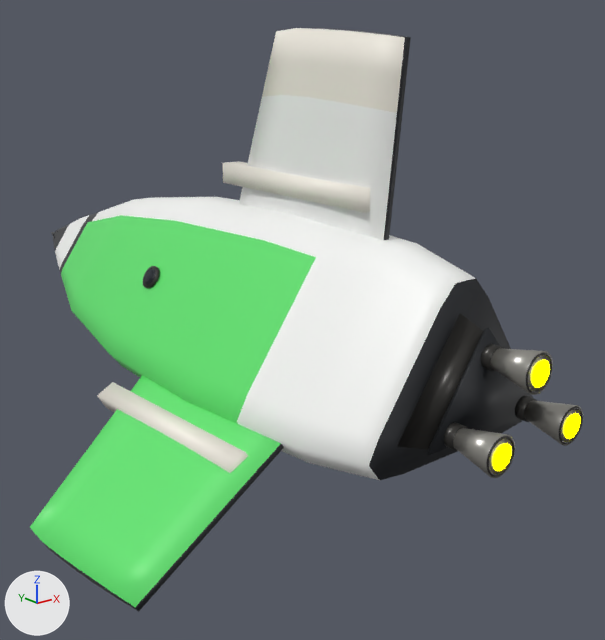
The glTF model ThoriumGap_JS/models/Ship_Standard_16.glb as it was, and as the next commit left it.
Before and after are seen from a 50 mm camera at (-4.17, -6.5, 2.17) aimed at (0.55, -0.61, -0.19). Every picture has the same lights, and +X, +Y and +Z are marked at lower left. The older version comes first. Where no turn or scale is listed for an object, it has been applied to the vertices.

The older version as bpy lines, for what is in view:
```python
ob_engineemitter = bpy.data.objects.new('EngineEmitter', me_engineemitter)
ob_engineemitter.location = (0.0, 0.0, 0.0)
ob_fuselage_roundedtriangletrifoldbody = bpy.data.objects.new('Fuselage_RoundedTriangleTriFoldBody', me_fuselage_roundedtriangletrifoldbody_mesh)
ob_fuselage_roundedtriangletrifoldbody.location = (0.0, 0.0, 0.0)
ob_nose_roundedtriangletaperedforwardsection = bpy.data.objects.new('Nose_RoundedTriangleTaperedForwardSection', me_nose_roundedtriangletaperedforwardsection_mesh)
ob_nose_roundedtriangletaperedforwardsection.location = (0.0, 0.0, 0.0)
ob_wing_lowerleft_trifoldcornerbladepaintedmesh = bpy.data.objects.new('Wing_LowerLeft_TriFoldCornerBladePaintedMesh', me_wing_lowerleft_trifoldcornerbladepaintedmesh_mesh)
ob_wing_lowerleft_trifoldcornerbladepaintedmesh.location = (0.0, 0.0, 0.0)
ob_wingrootsocket_lowerleft_integratedembeddedshoulder = bpy.data.objects.new('WingRootSocket_LowerLeft_IntegratedEmbeddedShoulder', me_wingrootsocket_lowerleft_integratedembeddedshoulder_mesh)
ob_wingrootsocket_lowerleft_integratedembeddedshoulder.location = (0.0, 0.0, 0.0)
# also in view: 'EngineBell_LowerRight_BurnishedNozzle' at (0.36, -3.49, -0.13); 'EngineBlock_AftTriFoldTrimFrame' at (0.0, -3.25, 0.16); 'Wing_Dorsal_TriFoldCornerBladePaintedMesh' at (0.0, -1.3, 1.37); 'EngineBlock_AftTriangularIntegratedMountPlate' at (0.0, -3.13, 0.18); 'WingRootSocket_Dorsal_IntegratedEmbeddedShoulder' at (0.0, -1.2, 1.2)
```
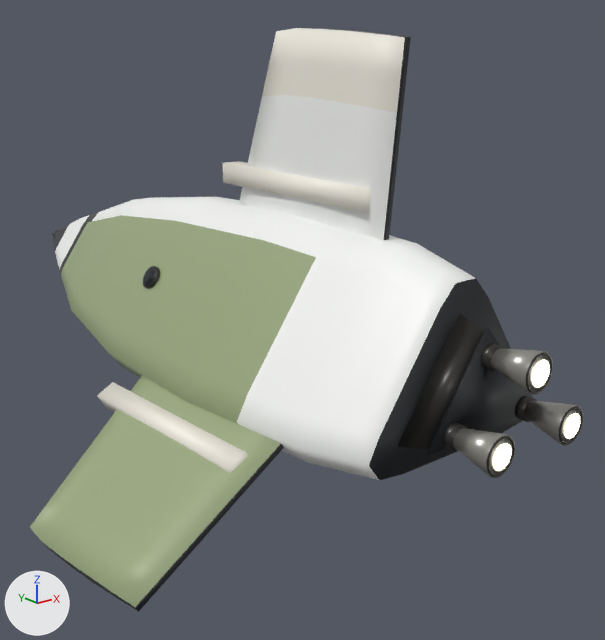
What differs and where, as boxes (x1, y1, x2, y2) in the pictures (605 x 640 px):
'Fuselage_RoundedTriangleTriFoldBody', recoloured (green to greyish green): (62, 212, 318, 445) in both
'Wing_LowerLeft_TriFoldCornerBladePaintedMesh', recoloured (green to greyish green): (30, 375, 283, 610) in both
'Nose_RoundedTriangleTaperedForwardSection', recoloured: (59, 218, 94, 277) in both
'EngineEmitter', recoloured: (493, 359, 580, 471) in both

The change in detail:
In material 'EngineGlow' (mat_engineglow), emission_color goes from (1.0, 1.0, 0.0) (yellow #ffff00) to (0.62, 0.57, 0.4) (beige #cec7aa).
Material 'Ship_StandardTriFoldFamily_Patrol_swept_corner_blades_two_large_side_panels_Seed701560_Paint_Primary_RedAndWhiteCheckered' (mat_ship_standardtrifoldfamily_patrol_swept_corner_blades_two_large_side_panels_seed701560_paint_primary_redandwhitecheckered) changes colour from green #63e572 to greyish green #9baa81; in linear values from (0.125, 0.784, 0.168) to (0.33, 0.4, 0.22).
